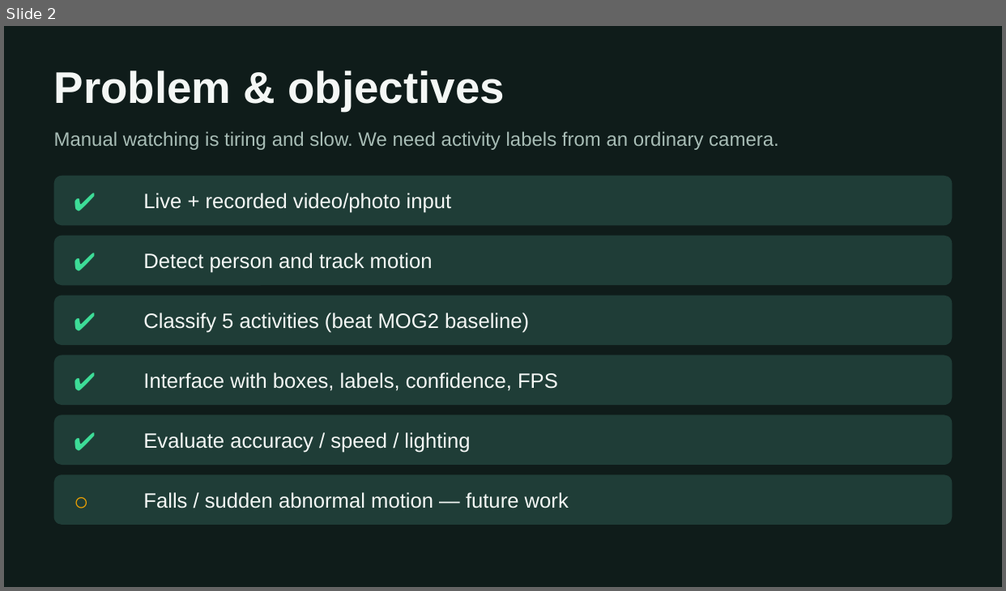
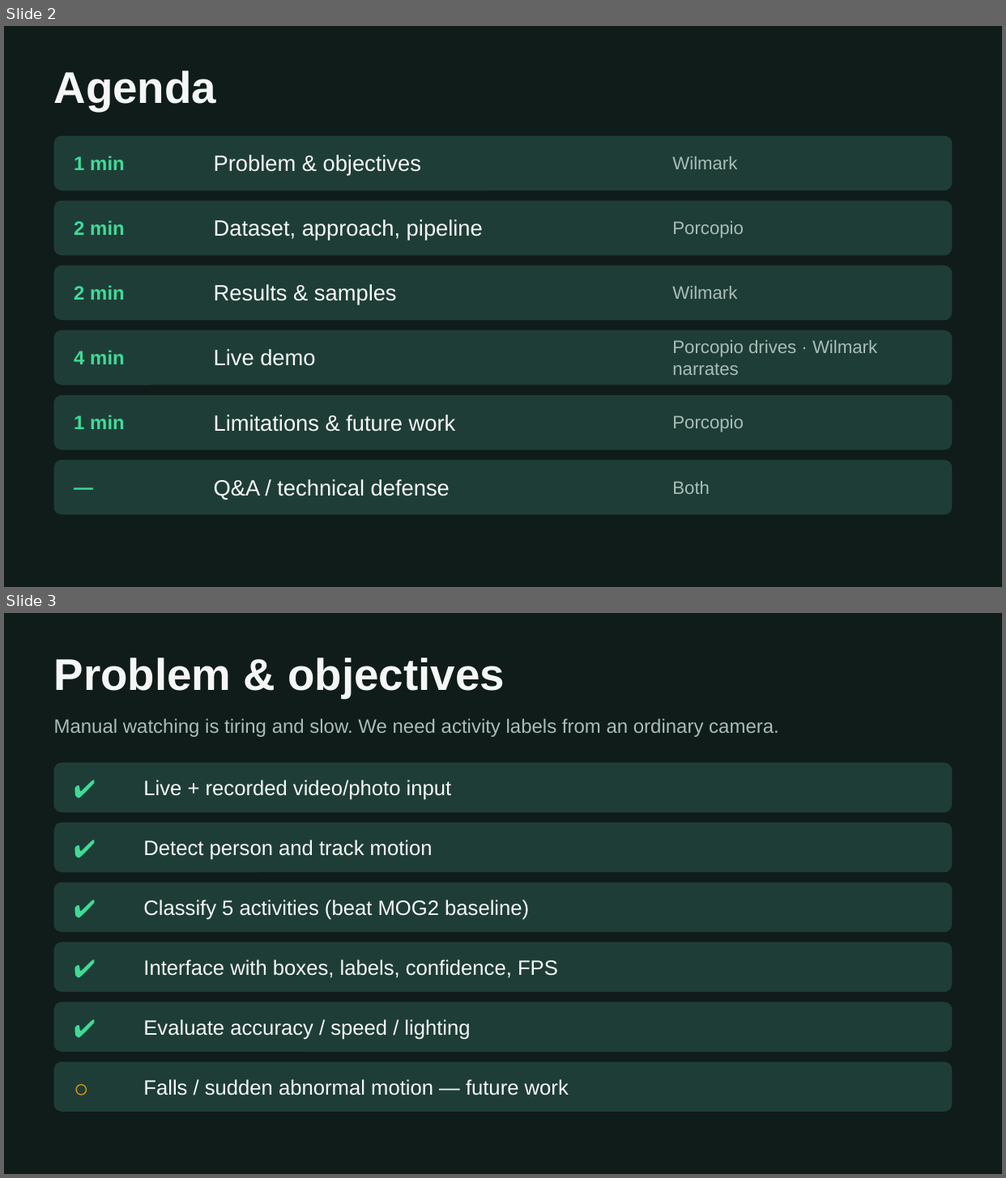
Before and after one commit to Wilul1/Computer_Vision, a slide deck: docs/slides_final.pptx. Shown one above the other, each under a label of ours: slide 2 before the commit, slides 2 and 3 after it. The pictures are 1006x591 and 1006x1178 pixels, drawn with LibreOffice and Linux fonts; fonts in the diff are those of the drawing. Boxes give left, top, right and bottom in pixels: in the first picture for what was removed or moved away, otherwise in the second. Text is boxed around its words. In the diff, an @@ line names an element or a change of style, - is before the commit and + after.

```diff
--- a/docs/slides_final.pptx
+++ b/docs/slides_final.pptx
@@ slide 2 added at [4,26,1002,587], background #FFFFFF @@
@@ rectangle added at [4,26,1002,587], fill #0F1C1A @@
@@ text added at [54,71,217,111], 32 pt, text #F4F7F5, bold @@
+Agenda
@@ rounded rectangle added at [54,136,952,190], fill #1F3D37 @@
@@ text added at [74,156,125,170], 14 pt, text #3DDC97, bold @@
+1 min
@@ text added at [214,155,421,176], 16 pt, text #F4F7F5 @@
+Problem & objectives
@@ text added at [672,156,737,169], 13 pt, text #A8BDB6 @@
+Wilmark
@@ rounded rectangle added at [54,201,952,255], fill #1F3D37 @@
@@ text added at [214,220,483,241], 16 pt, text #F4F7F5 @@
+Dataset, approach, pipeline
@@ text added at [74,220,125,235], 14 pt, text #3DDC97, bold @@
+2 min
@@ text added at [672,221,744,238], 13 pt, text #A8BDB6 @@
+Porcopio
@@ rounded rectangle added at [54,266,952,320], fill #1F3D37 @@
@@ text added at [74,285,125,300], 14 pt, text #3DDC97, bold @@
+2 min
@@ text added at [214,284,397,305], 16 pt, text #F4F7F5 @@
+Results & samples
@@ text added at [672,286,737,299], 13 pt, text #A8BDB6 @@
+Wilmark
@@ rounded rectangle added at [54,331,952,386], fill #1F3D37 @@
@@ text added at [672,340,877,375], 13 pt, text #A8BDB6 @@
+Porcopio drives · Wilmark narrates
@@ text added at [74,350,125,365], 14 pt, text #3DDC97, bold @@
+4 min
@@ text added at [214,349,315,366], 16 pt, text #F4F7F5 @@
+Live demo
@@ rounded rectangle added at [54,395,952,450], fill #1F3D37 @@
@@ text added at [74,415,125,429], 14 pt, text #3DDC97, bold @@
+1 min
@@ text added at [214,415,456,432], 16 pt, text #F4F7F5 @@
+Limitations & future work
@@ text added at [672,416,744,433], 13 pt, text #A8BDB6 @@
+Porcopio
@@ rounded rectangle added at [54,460,952,515], fill #1F3D37 @@
@@ text added at [74,472,194,502], 14 pt, text #3DDC97, bold @@
+—
@@ text added at [214,480,450,500], 16 pt, text #F4F7F5 @@
+Q&A / technical defense
@@ text added at [672,481,710,494], 13 pt, text #A8BDB6 @@
+Both
@@ what was slide 2 is now slide 3 @@
```
Also in this commit, not shown: 2 slides changed, 33 other files.
